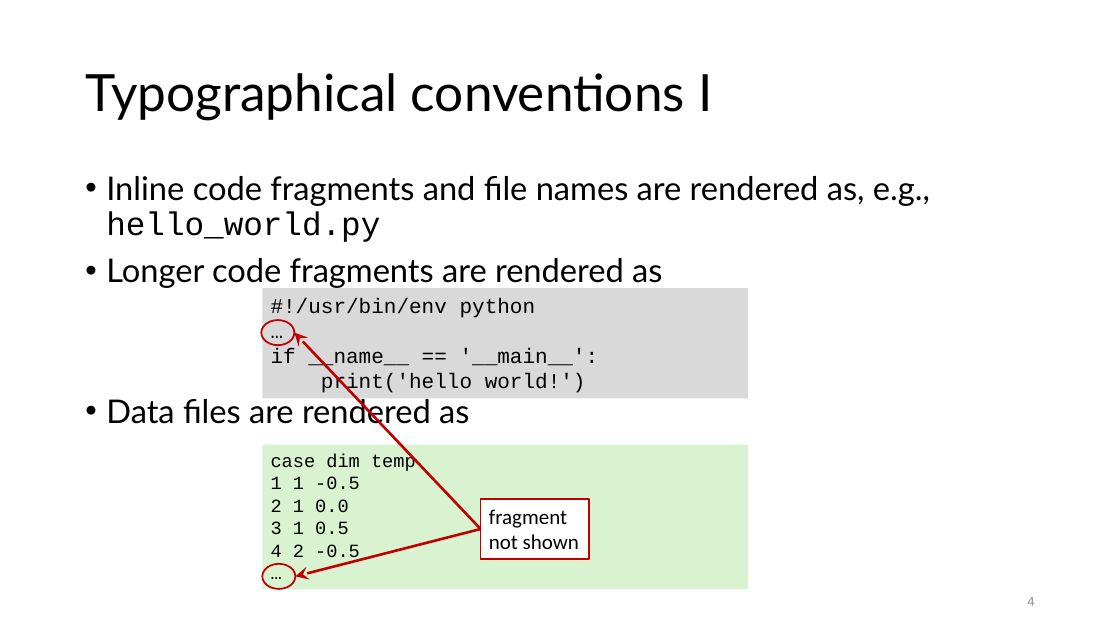
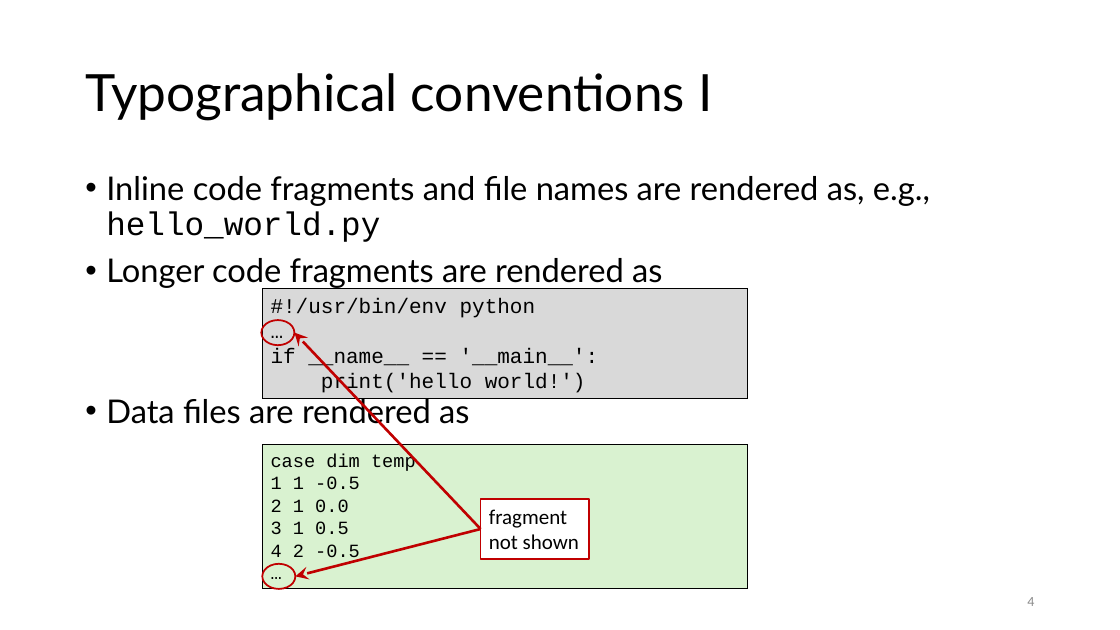
Before and after one commit to gjbex/Workflows-for-HPC, a slide deck: slide 4 of workflow_for_HPC.pptx. Drawn at 1120x630 pixels with LibreOffice and Linux fonts; fonts in the diff are those of the drawing. Boxes give left, top, right and bottom in pixels: in the first picture for what was removed or moved away, otherwise in the second. Text is boxed around its words. In the diff, an @@ line names an element or a change of style, - is before the commit and + after.

```diff
--- a/workflow_for_HPC.pptx
+++ b/workflow_for_HPC.pptx
@@ rectangle "#!/usr/bin/env python" at (x1=262, y1=288, x2=748, y2=398): outline none to #000000 0.75 pt @@
@@ rectangle "case dim temp" at (x1=262, y1=444, x2=748, y2=589): outline none to #000000 0.75 pt @@
```
Also in this commit, not shown: 3 other slides changed, 1 slide added.
